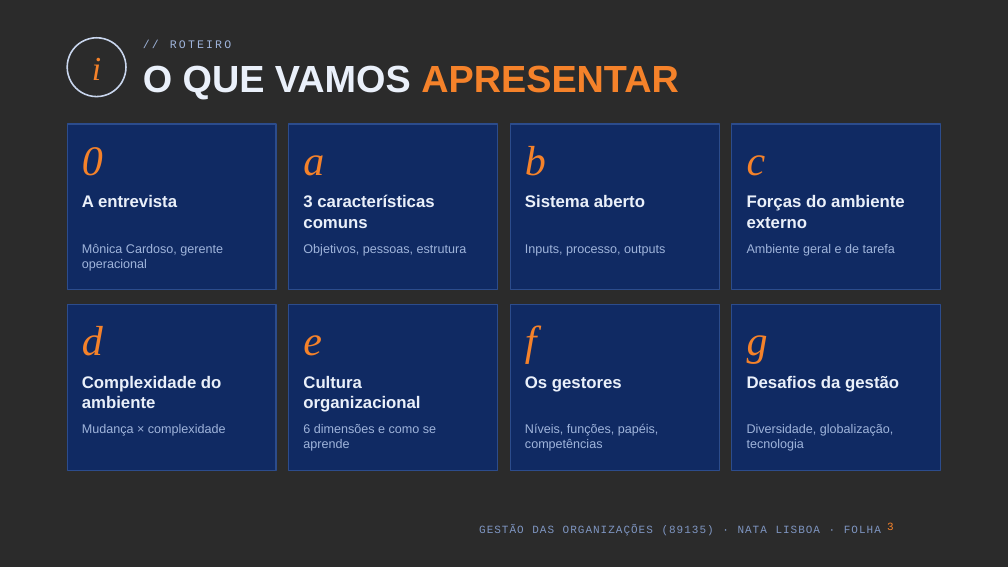
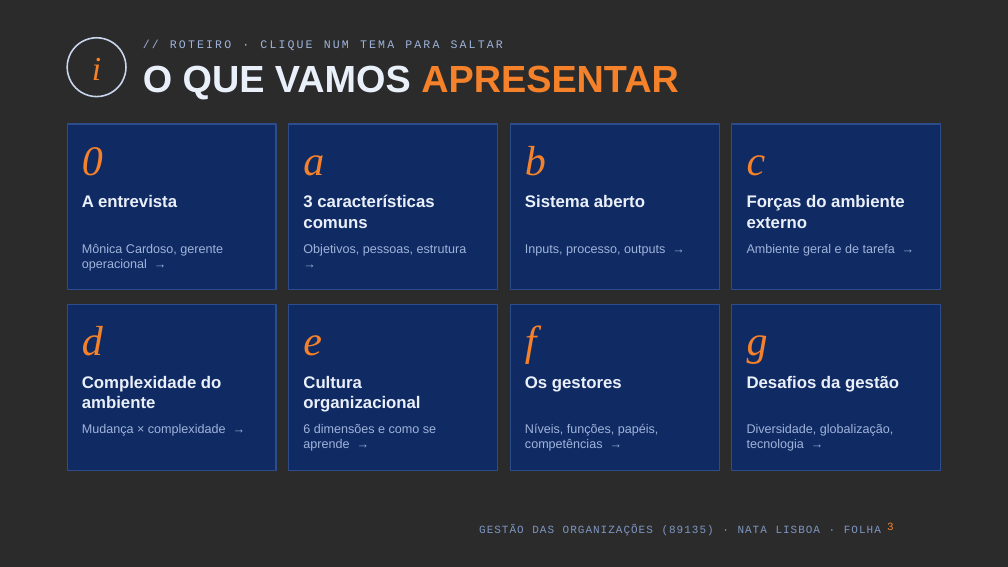
Before and after one commit to kd25gpgdw9-lang/Oceanum, a slide deck: slide 3 of apresentacao-go-89135/Nata_Lisboa_GO_89135.pptx. Drawn at 1008x567 pixels with LibreOffice and Linux fonts; fonts in the diff are those of the drawing; background and template pictures are left out; a plain dark background stands for a picture behind light text. Boxes give left, top, right and bottom in pixels: in the first picture for what was removed or moved away, otherwise in the second. Text is boxed around its words. In the diff, an @@ line names an element or a change of style, - is before the commit and + after.

```diff
--- a/apresentacao-go-89135/Nata_Lisboa_GO_89135.pptx
+++ b/apresentacao-go-89135/Nata_Lisboa_GO_89135.pptx
@@ text at (170,40,503,50): text changed @@
-// ROTEIRO
+// ROTEIRO · CLIQUE NUM TEMA PARA SALTAR
@@ text at (82,244,223,271): text changed @@
-Mônica Cardoso, gerente operacional
+Mônica Cardoso, gerente operacional →
@@ text at (303,424,436,451): text changed @@
-6 dimensões e como se aprende
+6 dimensões e como se aprende →
@@ text at (525,424,659,451): text changed @@
-Níveis, funções, papéis, competências
+Níveis, funções, papéis, competências →
@@ text at (747,424,893,451): text changed @@
-Diversidade, globalização, tecnologia
+Diversidade, globalização, tecnologia →
```
Also in this commit, not shown: 2 other slides changed, 3 other files.
